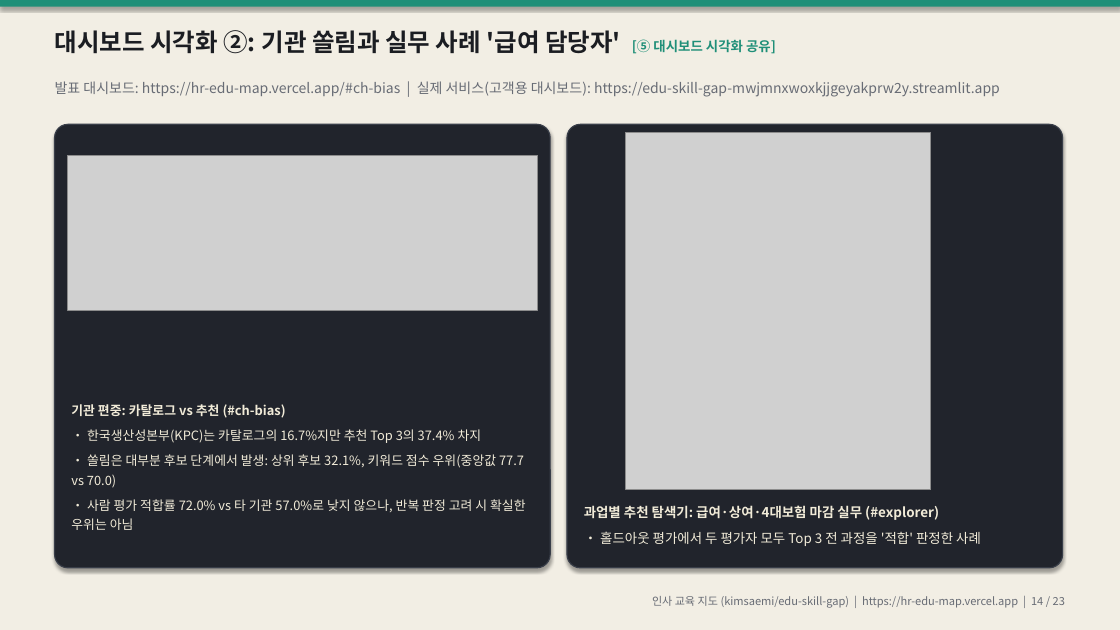
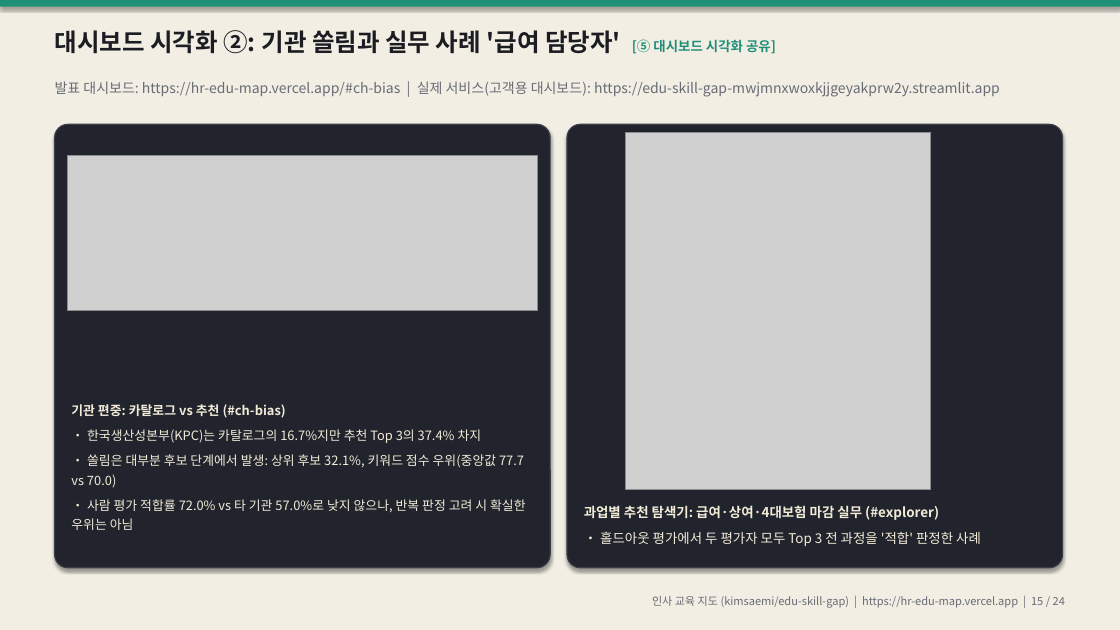
Before and after one commit to kimsaemi/edu-skill-gap, a slide deck: slide 15 of presentation/HR_교육지도_발표.pptx (slide 14 before the commit). Drawn at 1120x630 pixels with LibreOffice and Linux fonts; fonts in the diff are those of the drawing; grey boxes stand for pictures. Boxes give left, top, right and bottom in pixels: in the first picture for what was removed or moved away, otherwise in the second. Text is boxed around its words. In the diff, an @@ line names an element or a change of style, - is before the commit and + after.

```diff
--- a/presentation/HR_교육지도_발표.pptx
+++ b/presentation/HR_교육지도_발표.pptx
@@ text at [652,596,1065,608]: text changed @@
-인사 교육 지도 (kimsaemi/edu-skill-gap) | https://hr-edu-map.vercel.app | 14 / 23
+인사 교육 지도 (kimsaemi/edu-skill-gap) | https://hr-edu-map.vercel.app | 15 / 24
```
Also in this commit, not shown: 21 other slides changed, 1 slide added, 3 other files.
